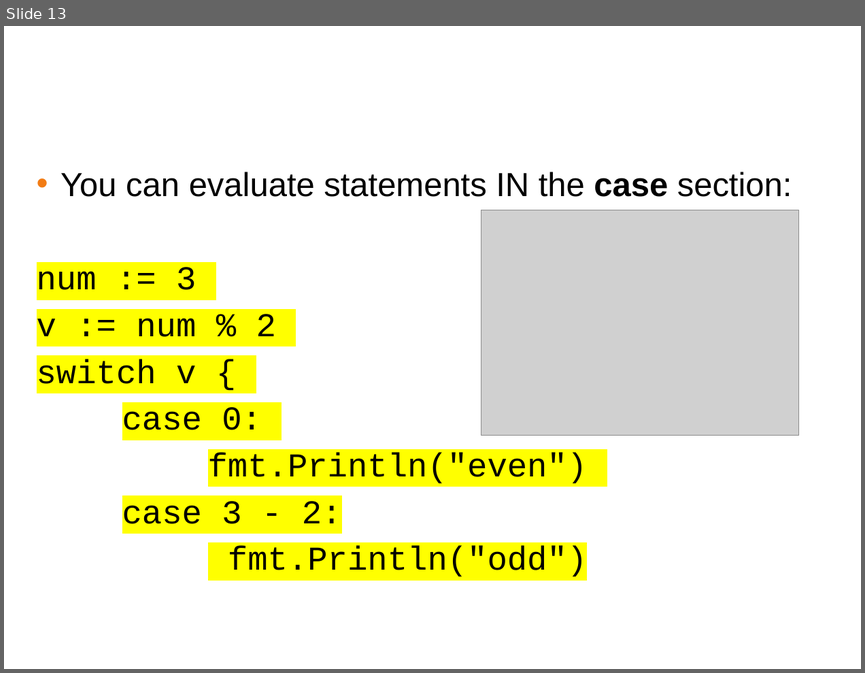
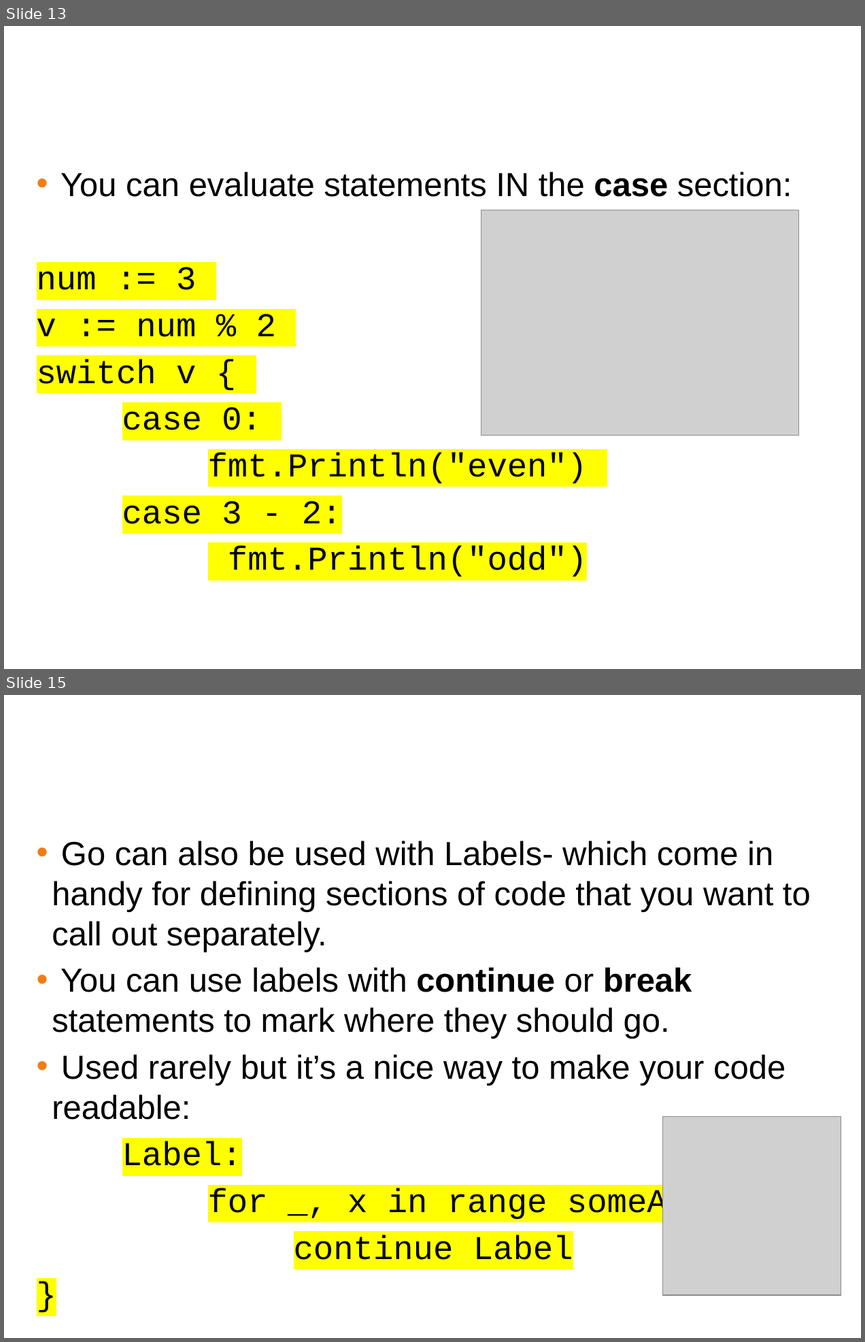
Before and after one commit to ferninphilly/golang_vmware, a slide deck: Module_Three/presentations/module_3_presentation.pptx. Shown one above the other, each under a label of ours: slide 13 before the commit, slides 13 and 15 after it; the slides between them are not shown. The pictures are 865x673 and 865x1342 pixels, drawn with LibreOffice and Linux fonts; fonts in the diff are those of the drawing; grey boxes stand for pictures; background and template pictures are left out. Boxes give left, top, right and bottom in pixels: in the first picture for what was removed or moved away, otherwise in the second. Text is boxed around its words. In the diff, an @@ line names an element or a change of style, - is before the commit and + after.

```diff
--- a/Module_Three/presentations/module_3_presentation.pptx
+++ b/Module_Three/presentations/module_3_presentation.pptx
@@ slide 15 added at [4, 695, 861, 1338], background #FFFFFF @@
@@ title added at [11, 709, 853, 772], 38 pt, text #FFFFFF @@
+LABELS in GO
@@ text added at [52, 841, 810, 1259], 28 pt, text #000000 @@
+• Go can also be used with Labels- which come in handy for defining sections of code that you want to call out separately.
+• You can use labels with continue or break statements to mark where they should go.
+• Used rarely but it’s a nice way to make your code readable:
+Label:
+for _, x in range someArray {
+continue Label
+}
@@ picture added at [663, 1117, 841, 1295] @@
```
Also in this commit, not shown: 1 slide changed, 14 other slides added, 1 slide removed, 1 other file.
